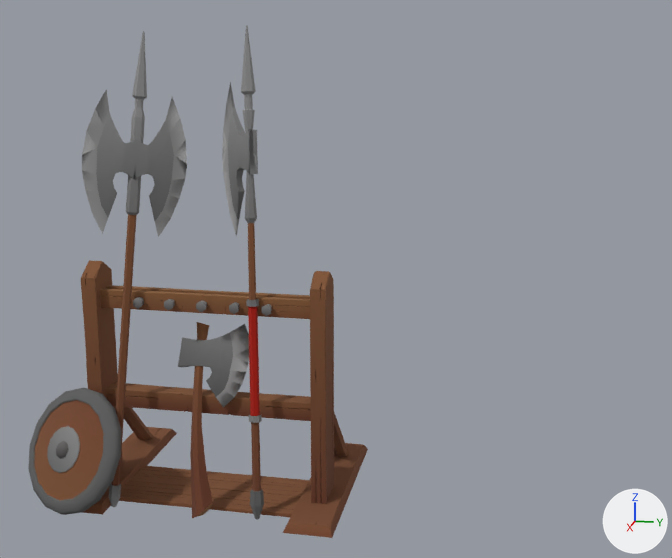
A saved change to the FBX model Assets/Art/New Meshes/obj_stand.002.fbx.
Rendered twice from a camera (50 mm lens) standing at (35.2, 30.1, 25.8) and looking at (-1.0, 22.8, 16.7). Lighting does not change. The marker at lower right points along +X, +Y and +Z. Where no turn or scale is listed for an object, it has been applied to the vertices.

The older version as bpy lines, for what is in view:
```python
me_cube_072 = bpy.data.meshes.new('Cube.072')
me_cube_072.from_pydata(...)  # 2663 vertices, 2533 faces; spans x -5.7..3.8, y -7.7..17.2, z 0.0..19.5
me_cube_072.materials.append(mat_atlas)  # picture img_atlas_png
ob_cube_038 = bpy.data.objects.new('Cube.038', me_cube_072)
ob_cube_038.location = (0.0, 17.62, 7.27)
```
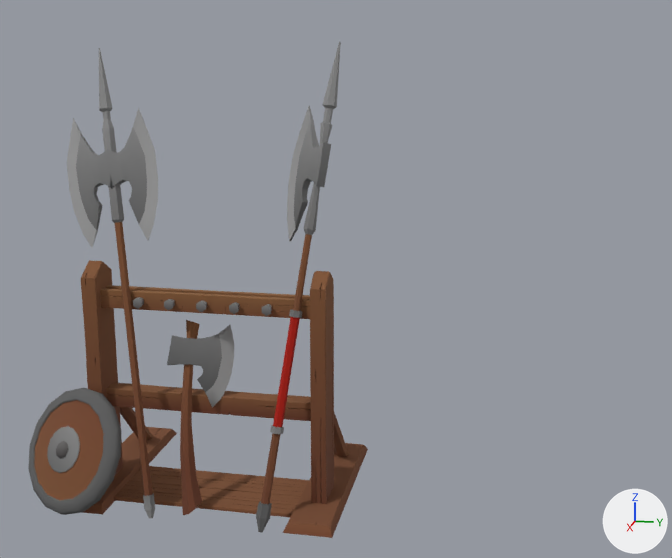
The edits, one by one:
me_cube_072 is used by ob_cube_038; location (0.0, 17.62, 7.27).
me_cube_072 had 2663 vertices, 2533 faces and spanned x -5.7..3.8, y -7.7..17.2, z 0.0..19.5.
me_cube_072 now has 2691 vertices, 2556 faces and spans x -5.7..3.8, y -7.7..17.2, z -0.1..18.9.
me_cube_072 part 1: the loose piece of 78 vertices spanning x -0.9..2.4, y -3.8..-2.4, z 0.1..19.2 is multiplied about its middle by the matrix ((0.92, 0.377, -0.104), (-0.391, 0.878, -0.276), (-0.013, 0.295, 0.955)), then moved by (-0.3, -0.3, -0.4).
me_cube_072 part 2: the loose piece of 138 vertices spanning x -1.1..2.3, y 1.5..2.8, z 0.1..19.5 is multiplied about its middle by the matrix ((0.993, 0.085, -0.084), (-0.072, 0.986, 0.151), (0.096, -0.144, 0.985)), then moved by (-0.1, 1.9, -0.4).
me_cube_072 part 3: a new loose piece of 96 vertices spanning x -2.2..-0.2, y 3.1..5.0, z 11.0..16.3, in mat_atlas (picture img_atlas_png).
me_cube_072 part 4: the loose piece of 98 vertices spanning x -1.5..0.2, y 0.4..2.2, z 11.2..17.3 is deleted.
me_cube_072 part 5: 1 vertex moved within x -0.3, y -2.1, z 12.6; 189 vertices removed from x -1.1..1.0, y -4.7..-1.0, z 11.1..17.0; 185 vertices added at x -1.2..0.2, y -6.2..-2.1, z 10.6..16.2.
me_cube_072 part 6: 1 vertex moved from x 0.0, y 0.1, z 5.6 to x 0.3, y -0.2, z 5.8; 115 vertices removed from x -0.7..2.7, y -1.3..1.8, z 0.0..7.5; 149 vertices added at x -0.8..2.5, y -1.7..1.0, z 0.0..7.6.

Changed parts and their boxes [x1, y1, x2, y2] in the pictures (672 x 558 px; the box of a moved part takes in the faces that stretch with it):
'Cube.038', reshaped: before [28, 25, 368, 538]; after [28, 42, 368, 538]
part 1 of me_cube_072, moved or reshaped: before [109, 31, 147, 507]; after [99, 48, 155, 518]
part 2 of me_cube_072, moved or reshaped: before [241, 25, 264, 519]; after [256, 42, 341, 533]
part 3 of me_cube_072, added: after [287, 106, 331, 241]
part 4 of me_cube_072, deleted: before [222, 82, 258, 236]
part 5 of me_cube_072, moved or reshaped: before [82, 90, 187, 237]; after [67, 108, 158, 248]
part 6 of me_cube_072, moved or reshaped: before [178, 322, 249, 518]; after [167, 320, 234, 515]
